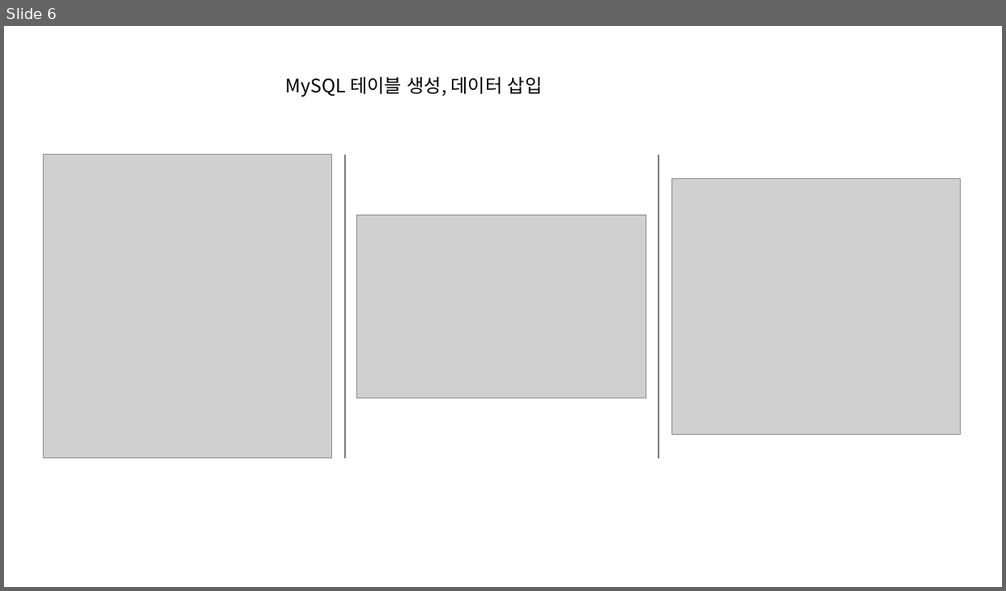
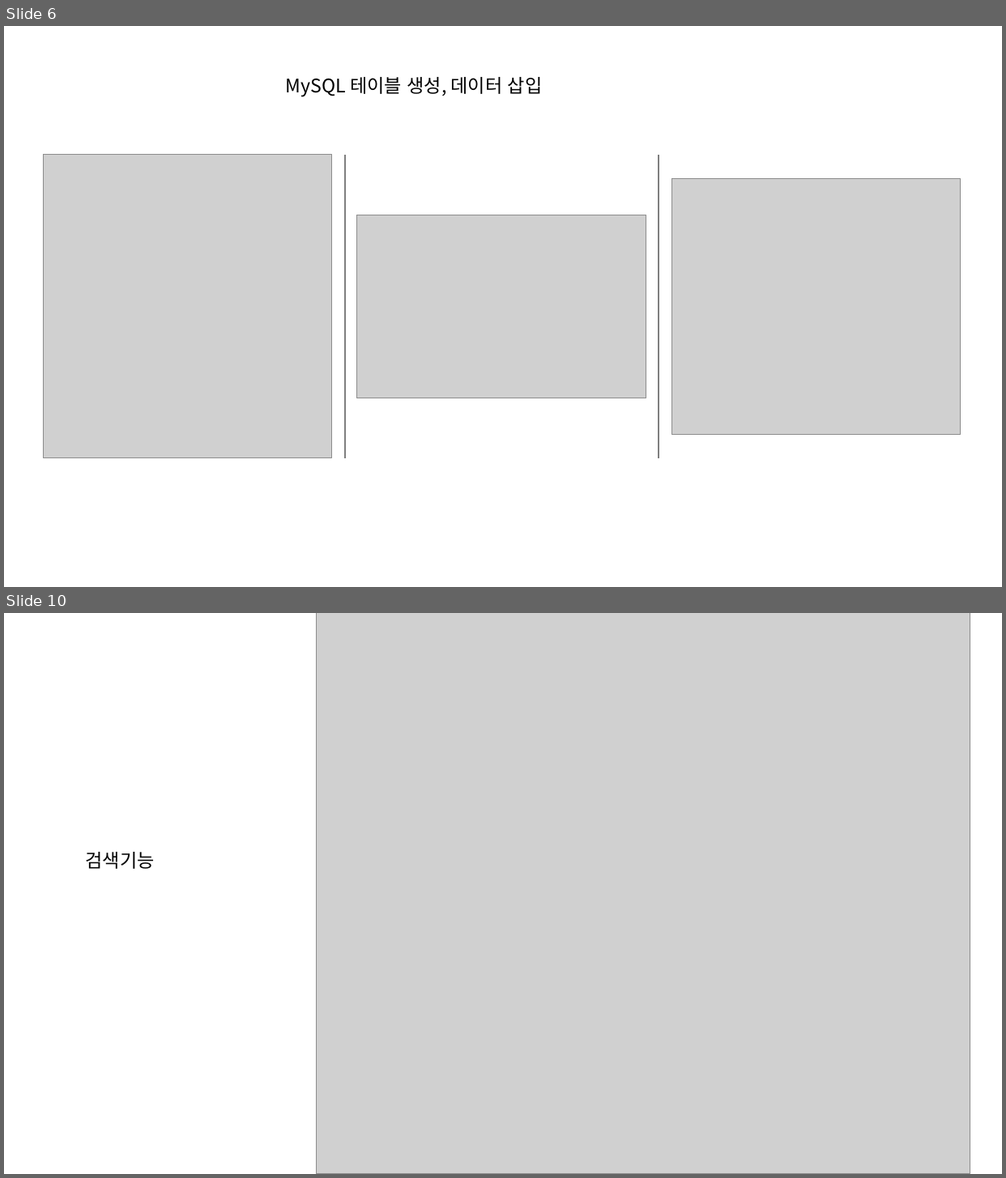
Before and after one commit to heoheoyun/java, a slide deck: ReportF/202241408 허윤 java.pptx. Shown one above the other, each under a label of ours: slide 6 before the commit, slides 6 and 10 after it; the slides between them are not shown. The pictures are 1006x591 and 1006x1178 pixels, drawn with LibreOffice and Linux fonts; fonts in the diff are those of the drawing; grey boxes stand for pictures. Boxes give left, top, right and bottom in pixels: in the first picture for what was removed or moved away, otherwise in the second. Text is boxed around its words. In the diff, an @@ line names an element or a change of style, - is before the commit and + after.

```diff
--- a/ReportF/202241408 허윤 java.pptx
+++ b/ReportF/202241408 허윤 java.pptx
@@ slide 10 added at [4,613,1002,1174], background #FFFFFF @@
@@ picture added at [316,613,970,1174] @@
@@ text added at [86,852,155,869], 18 pt, text #000000 @@
+검색기능
```
Also in this commit, not shown: 1 slide changed, 3 other slides added, 4 slides removed.
